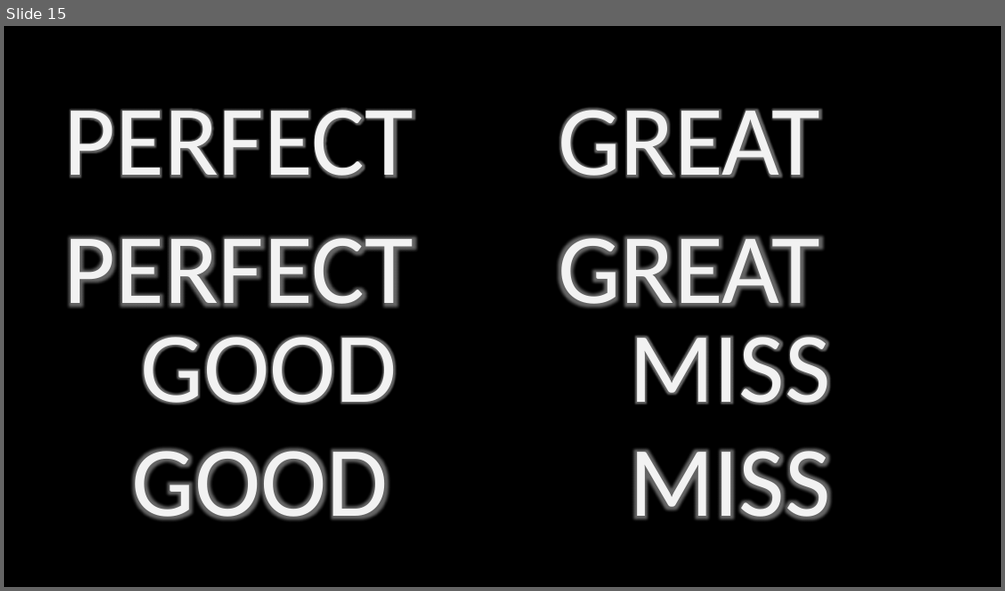
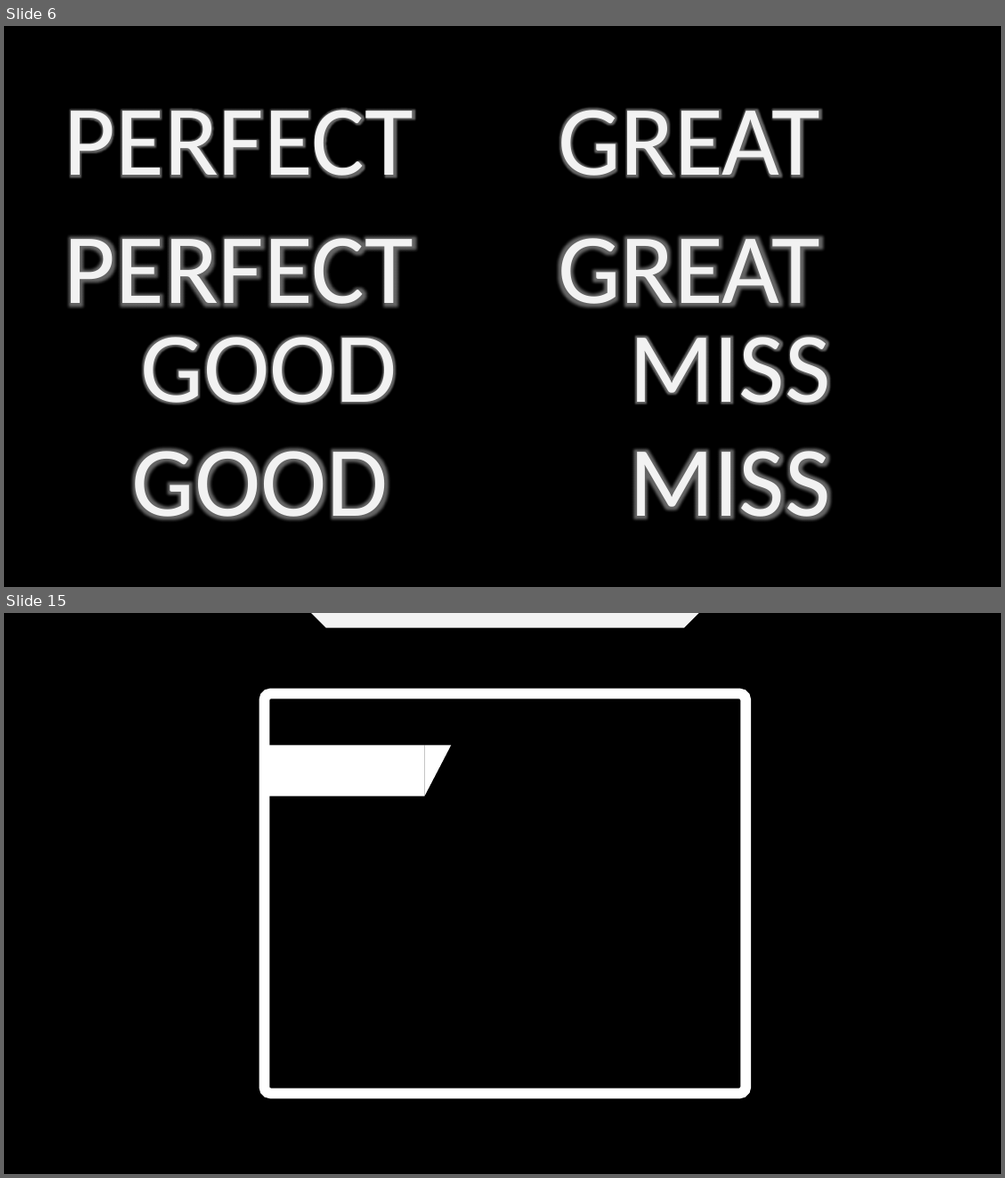
Before and after one commit to YuukiReiya/RhythmGame, a slide deck: resource.pptx. Shown one above the other, each under a label of ours: slide 15 before the commit, slides 6 and 15 after it; the slides between them are not shown. The pictures are 1005x591 and 1005x1178 pixels, drawn with LibreOffice and Linux fonts; fonts in the diff are those of the drawing. Boxes give left, top, right and bottom in pixels: in the first picture for what was removed or moved away, otherwise in the second. Text is boxed around its words. In the diff, an @@ line names an element or a change of style, - is before the commit and + after.

```diff
--- a/resource.pptx
+++ b/resource.pptx
@@ slide 15 added at box(4, 613, 1001, 1174), background #000000 @@
@@ snip diag rect added at box(294, 613, 715, 627), fill #F2F2F2 @@
@@ rounded rectangle added at box(264, 694, 745, 1093), outline #FFFFFF 10 pt @@
@@ rectangle added at box(264, 746, 424, 796), fill #FFFFFF @@
@@ right triangle added at box(424, 746, 451, 796), fill #FFFFFF @@
@@ what was slide 15 is now slide 6 @@
```
Also in this commit, not shown: 2 slides changed, 8 other slides added.
